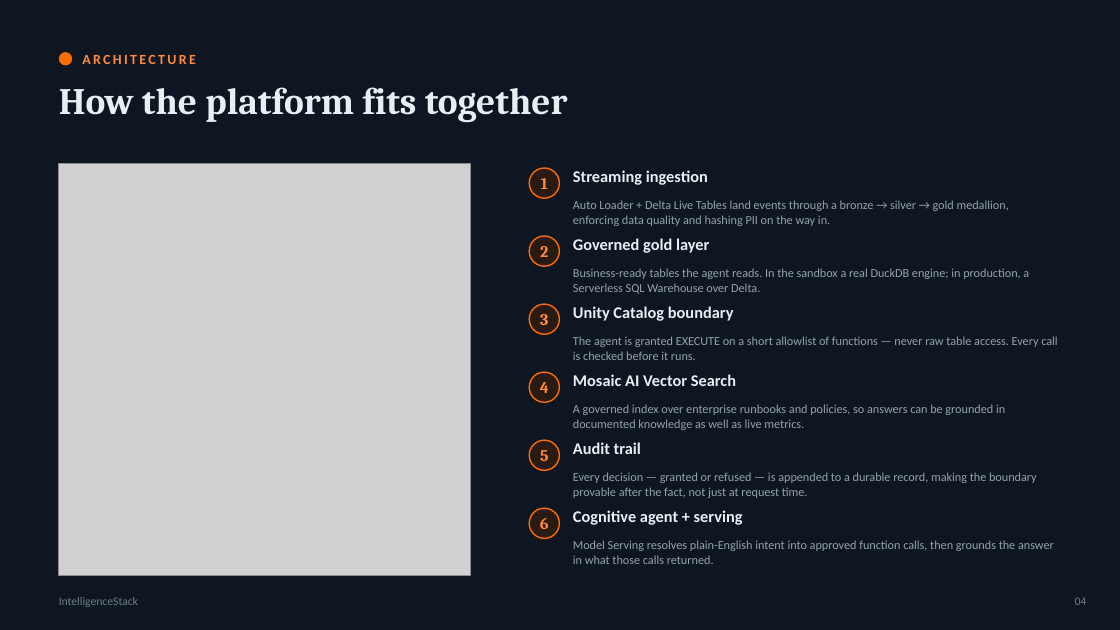
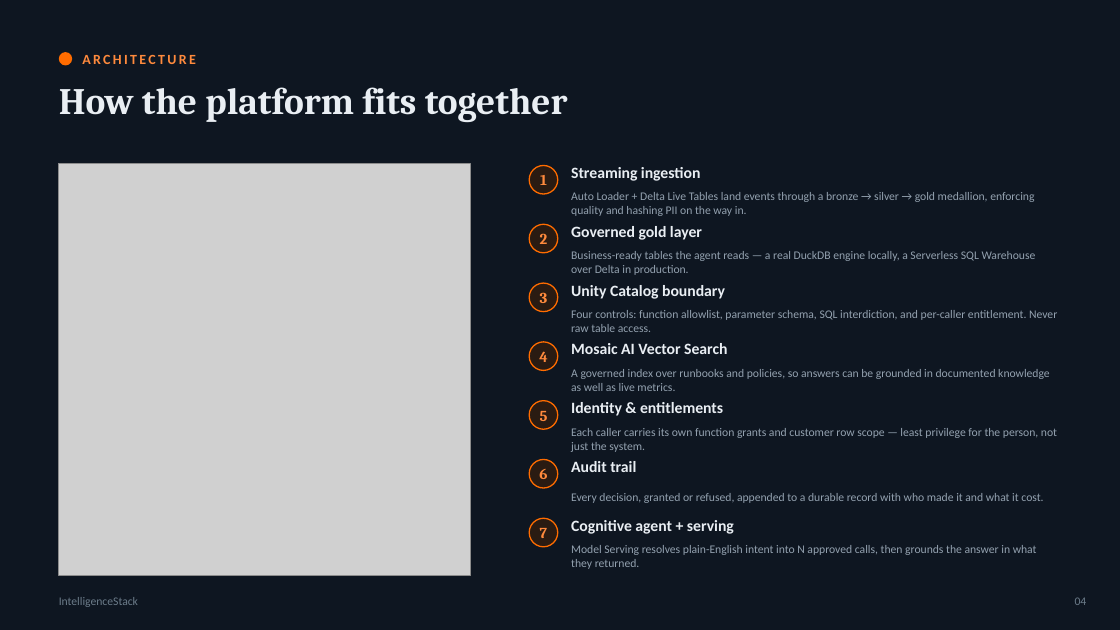
Before and after one commit to atharvvani464/IntelligenceStack, a slide deck: slide 4 of IntelligenceStack_Executive_Deck.pptx. Drawn at 1120x630 pixels with LibreOffice and Linux fonts; fonts in the diff are those of the drawing; grey boxes stand for pictures. Boxes give left, top, right and bottom in pixels: in the first picture for what was removed or moved away, otherwise in the second. Text is boxed around its words. In the diff, an @@ line names an element or a change of style, - is before the commit and + after.

```diff
--- a/IntelligenceStack_Executive_Deck.pptx
+++ b/IntelligenceStack_Executive_Deck.pptx
@@ ellipse: place and size @@
-ellipse at <box>529,168,560,198</box>
+ellipse at <box>529,166,558,194</box>
@@ text at <box>571,192,1034,216</box>: text changed; size 10.5 to 10 pt @@
-Auto Loader + Delta Live Tables land events through a bronze → silver → gold medallion, enforcing data quality and hashing PII on the way in.
+Auto Loader + Delta Live Tables land events through a bronze → silver → gold medallion, enforcing quality and hashing PII on the way in.
@@ 2 texts, 1 ellipse: place and size @@
-2 texts, 1 ellipse at <box>529,236,709,266</box>
+2 texts, 1 ellipse at <box>529,224,702,253</box>
@@ text at <box>571,251,1036,275</box>: text changed; size 10.5 to 10 pt @@
-Business-ready tables the agent reads. In the sandbox a real DuckDB engine; in production, a Serverless SQL Warehouse over Delta.
+Business-ready tables the agent reads — a real DuckDB engine locally, a Serverless SQL Warehouse over Delta in production.
@@ 2 texts, 1 ellipse: place and size @@
-2 texts, 1 ellipse at <box>529,304,734,334</box>
+2 texts, 1 ellipse at <box>529,283,725,312</box>
@@ text at <box>571,310,1057,332</box>: text changed; size 10.5 to 10 pt @@
-The agent is granted EXECUTE on a short allowlist of functions — never raw table access. Every call is checked before it runs.
+Four controls: function allowlist, parameter schema, SQL interdiction, and per-caller entitlement. Never raw table access.
@@ text "4": place and size @@
-text "4" at <box>540,382,549,393</box>
+text "4" at <box>539,351,547,362</box>
@@ ellipse added at <box>529,342,558,371</box>, fill #2A1B12, outline #FF6C00 1.1 pt @@
@@ size 14 to 13.5 pt in 6 elements at <box>571,167,701,181</box>, <box>571,520,734,534</box>, <box>571,226,702,240</box>, <box>571,461,636,472</box>, <box>571,285,725,299</box>, <box>571,343,727,354</box> @@
@@ text "Mosaic AI Vector Search": place and size @@
-text "Mosaic AI Vector Search" at <box>573,374,736,386</box>
+text "Mosaic AI Vector Search" at <box>571,343,727,354</box>
@@ text at <box>571,369,1050,391</box>: text changed; size 10.5 to 10 pt @@
-A governed index over enterprise runbooks and policies, so answers can be grounded in documented knowledge as well as live metrics.
+A governed index over runbooks and policies, so answers can be grounded in documented knowledge as well as live metrics.
@@ text "5": place and size @@
-text "5" at <box>540,450,548,461</box>
+text "5" at <box>540,411,548,421</box>
@@ outline #FF6C00 1.2 pt to #FF6C00 1.1 pt in 6 elements at <box>529,166,558,194</box>, <box>529,518,558,547</box>, <box>529,224,558,253</box>, <box>529,460,558,488</box>, <box>529,283,558,312</box>, <box>529,401,558,429</box> @@
@@ ellipse: place and size @@
-ellipse at <box>529,372,560,402</box>
+ellipse at <box>529,401,558,429</box>
@@ text added at <box>571,402,723,416</box>, 13.5 pt, text #E9EEF3, bold @@
+Identity & entitlements
@@ text added at <box>571,428,1057,452</box>, 10 pt, text #93A1AF @@
+Each caller carries its own function grants and customer row scope — least privilege for the person, not just the system.
@@ size 14 to 13 pt in 6 elements at <box>540,175,547,185</box>, <box>540,233,548,244</box>, <box>540,292,548,303</box>, <box>539,351,547,362</box>, <box>540,411,548,421</box>, <box>539,469,547,479</box> @@
@@ ellipse: place and size @@
-ellipse at <box>529,440,560,471</box>
+ellipse at <box>529,460,558,488</box>
@@ text "6": place and size @@
-text "6" at <box>540,518,549,529</box>
+text "6" at <box>539,469,547,479</box>
@@ text "Audit trail": place and size @@
-text "Audit trail" at <box>573,442,641,454</box>
+text "Audit trail" at <box>571,461,636,472</box>
@@ text at <box>571,493,1043,503</box>: text changed; size 10.5 to 10 pt @@
-Every decision — granted or refused — is appended to a durable record, making the boundary provable after the fact, not just at request time.
+Every decision, granted or refused, appended to a durable record with who made it and what it cost.
@@ ellipse: place and size @@
-ellipse at <box>529,508,560,539</box>
+ellipse at <box>529,518,558,547</box>
@@ text added at <box>540,528,547,538</box>, 13 pt, text #FF8A3D, bold @@
+7
@@ text "Cognitive agent + serving": place and size @@
-text "Cognitive agent + serving" at <box>573,510,743,525</box>
+text "Cognitive agent + serving" at <box>571,520,734,534</box>
@@ text at <box>571,545,1037,569</box>: text changed; size 10.5 to 10 pt @@
-Model Serving resolves plain-English intent into approved function calls, then grounds the answer in what those calls returned.
+Model Serving resolves plain-English intent into N approved calls, then grounds the answer in what they returned.
```
Also in this commit, not shown: 11 other slides changed, 3 slides added, 2 slides removed, 1 other file.
